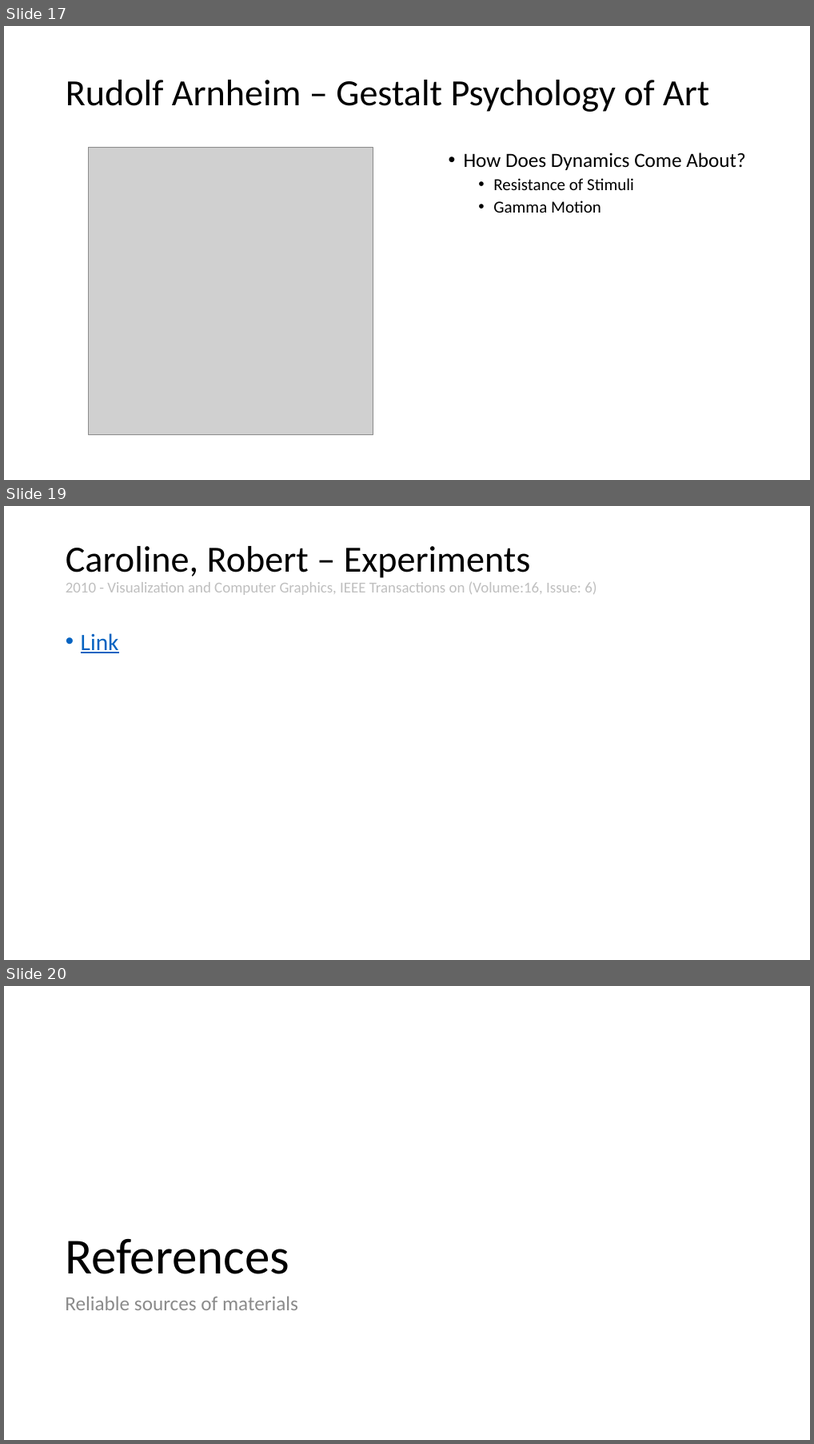
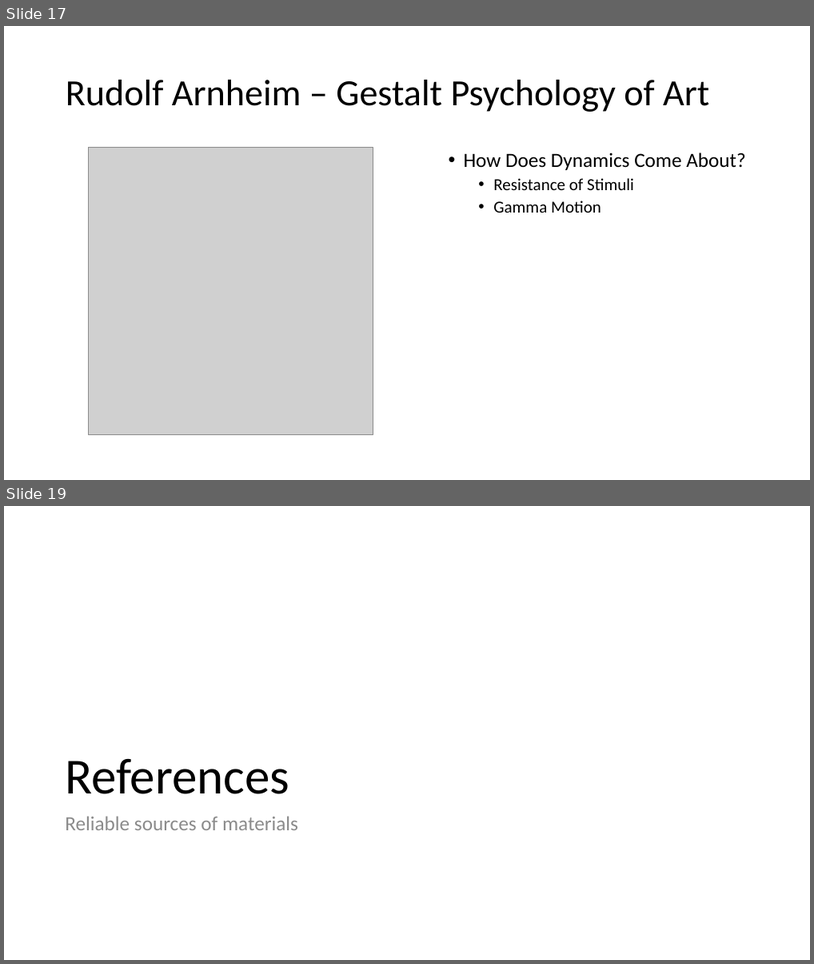
Before and after one commit to PatriciaXiao/Conclusion, a slide deck: Conclusion.pptx. Shown one above the other, each under a label of ours: slides 17, 19 and 20 before the commit, slides 17 and 19 after it; the slides between them are not shown. The pictures are 814x1444 and 814x964 pixels, drawn with LibreOffice and Linux fonts; fonts in the diff are those of the drawing; grey boxes stand for pictures. Boxes give left, top, right and bottom in pixels: in the first picture for what was removed or moved away, otherwise in the second. Text is boxed around its words. In the diff, an @@ line names an element or a change of style, - is before the commit and + after.

```diff
--- a/Conclusion.pptx
+++ b/Conclusion.pptx
@@ slide 19 removed at (x1=4, y1=506, x2=810, y2=960), background #FFFFFF @@
@@ title removed at (x1=66, y1=546, x2=597, y2=595) @@
-Caroline, Robert – Experiments
-2010 - Visualization and Computer Graphics, IEEE Transactions on (Volume:16, Issue: 6)
@@ text removed at (x1=81, y1=633, x2=119, y2=653) @@
-• Link
@@ what was slide 20 is now slide 19 @@
```
Also in this commit, not shown: 1 slide changed, 1 other file.
